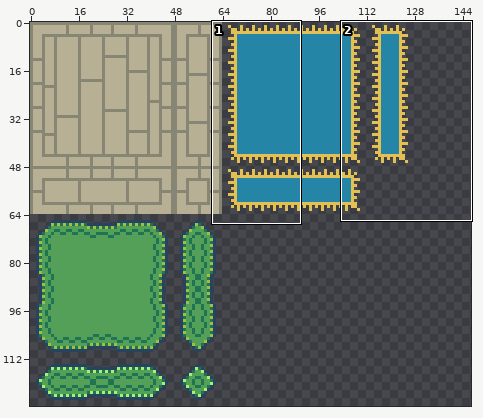
Two states of a sprite sheet, assets/sprites/tilesets/muted/tileset_room_floors.png. Above, an overview of the earlier version with the close-up marked.
Close-up. Before:
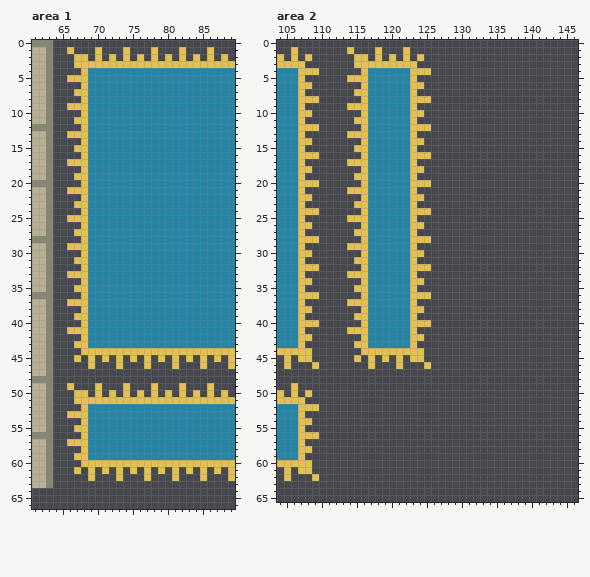
The file is 160x128 pixels. Shown: area 1: x 61..89, y 0..66; area 2: x 104..146, y 0..65. The wide view leaves out empty margins.
New version:
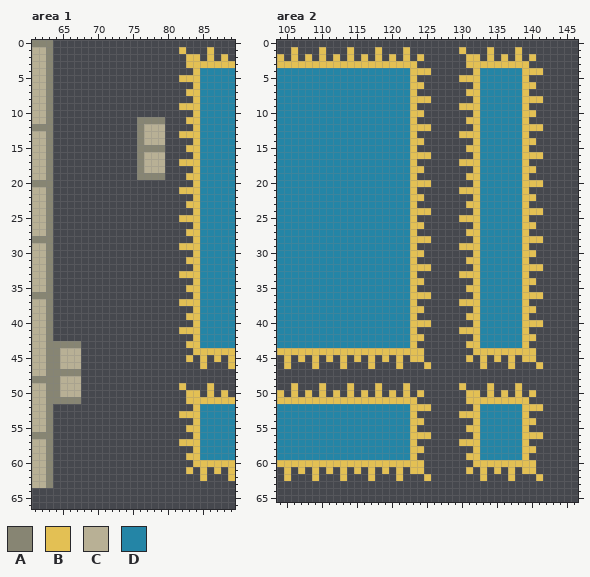
Palette (. is transparent): A #878573  B #e3c054  C #b8b095  D #2485a6
The exact change:
Changed rows in their new state; - is an unchanged pixel.
Area 1:
first column x 64:
 1 --.---.---.---.------
 2 ---..-.-.-.-.-.-.-.B-
 3 ---................--
 4 ----................B
 5 --................BBB
 6 ----................B
 7 ---................BB
 8 ----................B
 9 --................BBB
10 ----................B
11 ---.........AAAA...BB
12 ----........ACCC....B
13 --..........ACCC..BBB
14 ----........ACCC....B
15 ---.........AAAA...BB
16 ----........ACCC....B
17 --..........ACCC..BBB
18 ----........ACCC....B
19 ---.........AAAA...BB
20 ----................B
21 --................BBB
22 ----................B
23 ---................BB
24 ----................B
25 --................BBB
26 ----................B
27 ---................BB
28 ----................B
29 --................BBB
30 ----................B
31 ---................BB
32 ----................B
33 --................BBB
34 ----................B
35 ---................BB
36 ----................B
37 --................BBB
38 ----................B
39 ---................BB
40 ----................B
41 --................BBB
42 ----................B
43 AAAA...............BB
44 ACCC................-
45 ACCC-.-.-.-.-.-.-.---
46 ACCC-.---.---.---.---
47 AAAA-----------------
48 ACCC-----------------
49 ACCC--.---.---.------
50 ACCC.-.-.-.-.-.-.-.B-
51 AAAA...............--
52 ----................B
53 --................BBB
54 ----................B
55 ---................BB
56 ----................B
57 --................BBB
58 ----................B
59 ---................BB
60 ----................-
61 ---.-.-.-.-.-.-.-.---
62 -----.---.---.---.---
Area 2:
first column x 107:
 1 ---B-------------------B---B---B---
 2 ---B-B-B.---------------BB-B-B-B-B-
 3 -BBBBBBB----------------BBBBBBBBB--
 4 DDDDDDDDDD---------------BDDDDDDBBB
 5 DDDDDDDDDD-------------BBBDDDDDDB--
 6 DDDDDDDDDD---------------BDDDDDDBB-
 7 DDDDDDDDDD--------------BBDDDDDDB--
 8 DDDDDDDDDD---------------BDDDDDDBBB
 9 DDDDDDDDDD-------------BBBDDDDDDB--
10 DDDDDDDDDD---------------BDDDDDDBB-
11 DDDDDDDDDD--------------BBDDDDDDB--
12 DDDDDDDDDD---------------BDDDDDDBBB
13 DDDDDDDDDD-------------BBBDDDDDDB--
14 DDDDDDDDDD---------------BDDDDDDBB-
15 DDDDDDDDDD--------------BBDDDDDDB--
16 DDDDDDDDDD---------------BDDDDDDBBB
17 DDDDDDDDDD-------------BBBDDDDDDB--
18 DDDDDDDDDD---------------BDDDDDDBB-
19 DDDDDDDDDD--------------BBDDDDDDB--
20 DDDDDDDDDD---------------BDDDDDDBBB
21 DDDDDDDDDD-------------BBBDDDDDDB--
22 DDDDDDDDDD---------------BDDDDDDBB-
23 DDDDDDDDDD--------------BBDDDDDDB--
24 DDDDDDDDDD---------------BDDDDDDBBB
25 DDDDDDDDDD-------------BBBDDDDDDB--
26 DDDDDDDDDD---------------BDDDDDDBB-
27 DDDDDDDDDD--------------BBDDDDDDB--
28 DDDDDDDDDD---------------BDDDDDDBBB
29 DDDDDDDDDD-------------BBBDDDDDDB--
30 DDDDDDDDDD---------------BDDDDDDBB-
31 DDDDDDDDDD--------------BBDDDDDDB--
32 DDDDDDDDDD---------------BDDDDDDBBB
33 DDDDDDDDDD-------------BBBDDDDDDB--
34 DDDDDDDDDD---------------BDDDDDDBB-
35 DDDDDDDDDD--------------BBDDDDDDB--
36 DDDDDDDDDD---------------BDDDDDDBBB
37 DDDDDDDDDD-------------BBBDDDDDDB--
38 DDDDDDDDDD---------------BDDDDDDBB-
39 DDDDDDDDDD--------------BBDDDDDDB--
40 DDDDDDDDDD---------------BDDDDDDBBB
41 DDDDDDDDDD-------------BBBDDDDDDB--
42 DDDDDDDDDD---------------BDDDDDDBB-
43 DDDDDDDDDD--------------BBDDDDDDB--
44 --BBBBBBB----------------BBBBBBBBB-
45 -.B-B-B-----------------B-B-B-B-BB-
46 ------B-------------------B---B---B
49 ---B---B---B---B-------B---B---B---
50 ---B-B-B-B-B-B-B-B------BB-B-B-B-B-
51 -BBBBBBBBBBBBBBBB-------BBBBBBBBB--
52 DDDDDDDDDDDDDDDDBBB------BDDDDDDBBB
53 DDDDDDDDDDDDDDDDB------BBBDDDDDDB--
54 DDDDDDDDDDDDDDDDBB-------BDDDDDDBB-
55 DDDDDDDDDDDDDDDDB-------BBDDDDDDB--
56 DDDDDDDDDDDDDDDDBBB------BDDDDDDBBB
57 DDDDDDDDDDDDDDDDB------BBBDDDDDDB--
58 DDDDDDDDDDDDDDDDBB-------BDDDDDDBB-
59 DDDDDDDDDDDDDDDDB-------BBDDDDDDB--
60 --BBBBBBBBBBBBBBBB-------BBBBBBBBB-
61 -.B-B-B-B-B-B-B-BB------B-B-B-B-BB-
62 ------B---B---B---B-------B---B---B
Changed places in both close-ups, as pixel boxes (x1, y1, x2, y2):
changed: (53, 47, 200, 481)
changed: (298, 47, 543, 481)
